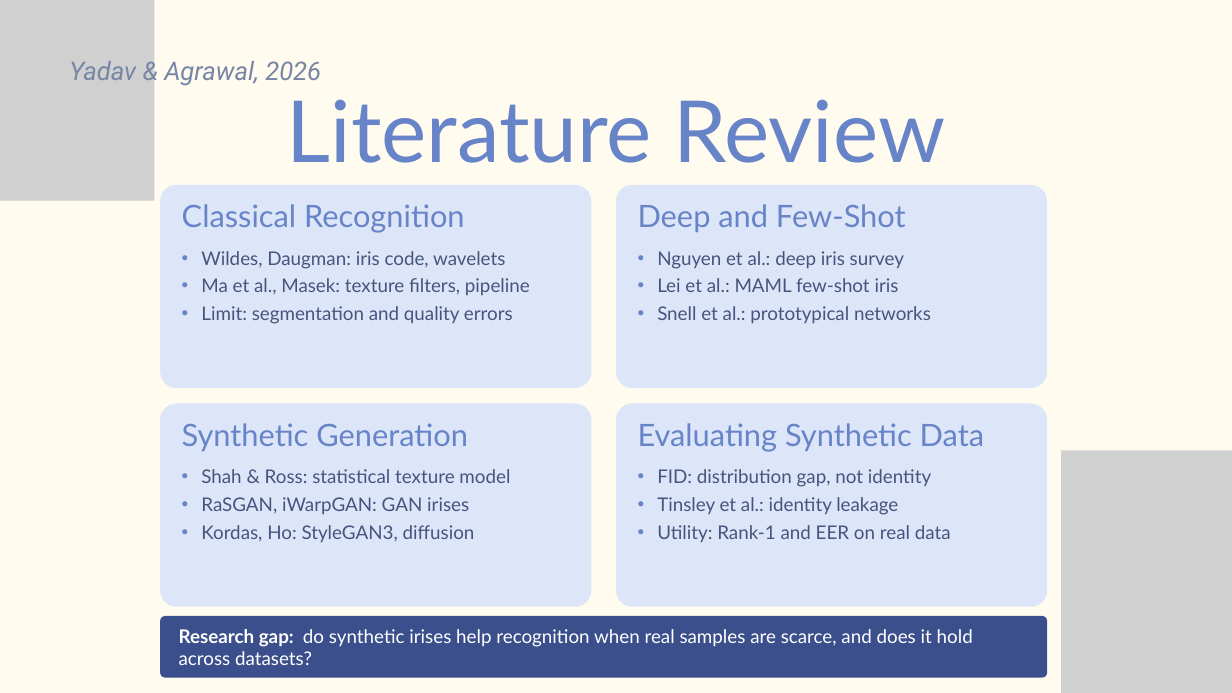
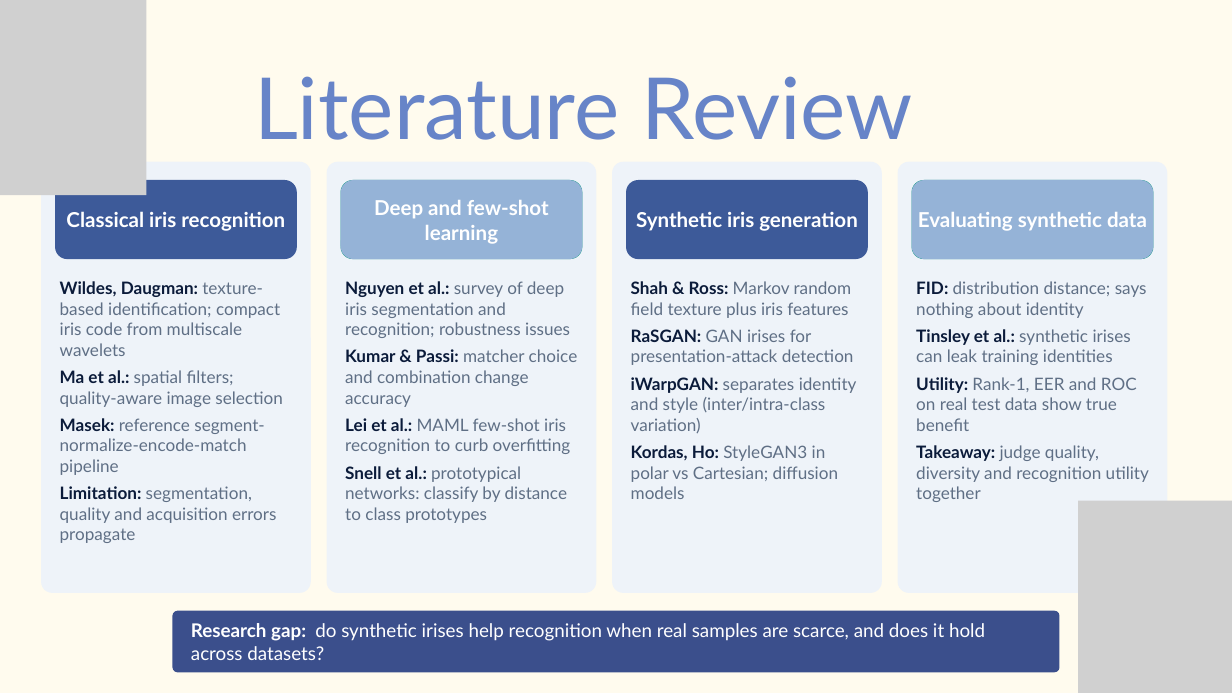
Before and after one commit to ashishya1206/Large-Scale-Aynthetic-Iris-Generation-For-Few-Shot-Generation, a slide deck: slide 3 of Docs/Group no. 24 Project Presentation.pptx. Drawn at 1232x693 pixels with LibreOffice and Linux fonts; fonts in the diff are those of the drawing; grey boxes stand for pictures. Boxes give left, top, right and bottom in pixels: in the first picture for what was removed or moved away, otherwise in the second. Text is boxed around its words. In the diff, an @@ line names an element or a change of style, - is before the commit and + after.

Commit message:
Added PPt File

```diff
--- a/Docs/Group no. 24 Project Presentation.pptx
+++ b/Docs/Group no. 24 Project Presentation.pptx
@@ picture: place and size @@
-picture at [0,0,154,201]
+picture at [0,0,146,195]
@@ text removed at [69,61,321,86] @@
-Yadav & Agrawal, 2026
@@ text "Literature Review": place and size @@
-text "Literature Review" at [287,99,946,163]
+text "Literature Review" at [254,76,913,140]
@@ text "Classical iris recognition" at [66,211,285,231]: vertical alignment top to middle @@
@@ rounded rectangle removed at [160,185,591,388] @@
@@ rounded rectangle "Deep and few-shot learning" at [341,180,583,259]: vertical alignment top to middle; fill none to #95B3D7 @@
@@ rounded rectangle "Deep and few-shot learning": place and size @@
-rounded rectangle "Deep and few-shot learning" at [638,204,906,232]
+rounded rectangle "Deep and few-shot learning" at [341,180,583,259]
@@ text in rounded rectangle at [374,200,549,244]: text changed; size 36 to 24 pt; text colour #6784C8 to #FFFFFF; bold on @@
-Deep and Few-Shot
+Deep and few-shot learning
@@ rounded rectangle removed at [616,185,1047,388] @@
@@ text "Synthetic iris generation" at [636,211,858,231]: vertical alignment top to middle @@
@@ rounded rectangle "Evaluating synthetic data": place and size @@
-rounded rectangle "Evaluating synthetic data" at [638,423,984,452]
+rounded rectangle "Evaluating synthetic data" at [912,180,1154,259]
@@ rounded rectangle "Evaluating synthetic data" at [912,180,1154,259]: vertical alignment top to middle; fill none to #95B3D7 @@
@@ text at [66,211,285,231]: text changed; size 36 to 24 pt; text colour #6784C8 to #FFFFFF; bold on @@
-Classical Recognition
+Classical iris recognition
@@ text at [636,211,858,231]: text changed; size 36 to 24 pt; text colour #6784C8 to #FFFFFF; bold on @@
-Synthetic Generation
+Synthetic iris generation
@@ text in rounded rectangle at [918,212,1147,231]: text changed; size 36 to 24 pt; text colour #6784C8 to #FFFFFF; bold on @@
-Evaluating Synthetic Data
+Evaluating synthetic data
@@ text removed at [201,251,530,324] @@
-• Wildes, Daugman: iris code, wavelets
-• Ma et al., Masek: texture filters, pipeline
-• Limit: segmentation and quality errors
@@ text removed at [657,251,931,323] @@
-• Nguyen et al.: deep iris survey
-• Lei et al.: MAML few-shot iris
-• Snell et al.: prototypical networks
@@ group added at [41,161,1167,593]: 8 rounded rectangles, 4 texts @@
+Wildes, Daugman: texture-based identification; compact iris code from multiscale wavelets
+Ma et al.: spatial filters; quality-aware image selection
+Masek: reference segment-normalize-encode-match pipeline
+Limitation: segmentation, quality and acquisition errors propagate
+Nguyen et al.: survey of deep iris segmentation and recognition; robustness issues
+Kumar & Passi: matcher choice and combination change accuracy
+Lei et al.: MAML few-shot iris recognition to curb overfitting
+Snell et al.: prototypical networks: classify by distance to class prototypes
+Shah & Ross: Markov random field texture plus iris features
+RaSGAN: GAN irises for presentation-attack detection
+iWarpGAN: separates identity and style (inter/intra-class variation)
+Kordas, Ho: StyleGAN3 in polar vs Cartesian; diffusion models
+FID: distribution distance; says nothing about identity
+Tinsley et al.: synthetic irises can leak training identities
+Utility: Rank-1, EER and ROC on real test data show true benefit
+Takeaway: judge quality, diversity and recognition utility together
@@ rounded rectangle removed at [160,403,591,607] @@
@@ rounded rectangle removed at [616,403,1047,607] @@
@@ text removed at [201,469,510,542] @@
-• Shah & Ross: statistical texture model
-• RaSGAN, iWarpGAN: GAN irises
-• Kordas, Ho: StyleGAN3, diffusion
@@ text removed at [657,469,951,542] @@
-• FID: distribution gap, not identity
-• Tinsley et al.: identity leakage
-• Utility: Rank-1 and EER on real data
@@ picture: place and size @@
-picture at [1061,450,1232,693]
+picture at [1078,500,1232,693]
@@ rounded rectangle: place and size @@
-rounded rectangle at [160,616,1047,678]
+rounded rectangle at [172,610,1060,672]
@@ text "Research gap: do synthetic irises ...": place and size @@
-text "Research gap: do synthetic irises ..." at [179,629,973,665]
+text "Research gap: do synthetic irises ..." at [191,623,985,660]
```
Also in this commit, not shown: 9 other slides changed, 1 other file.
